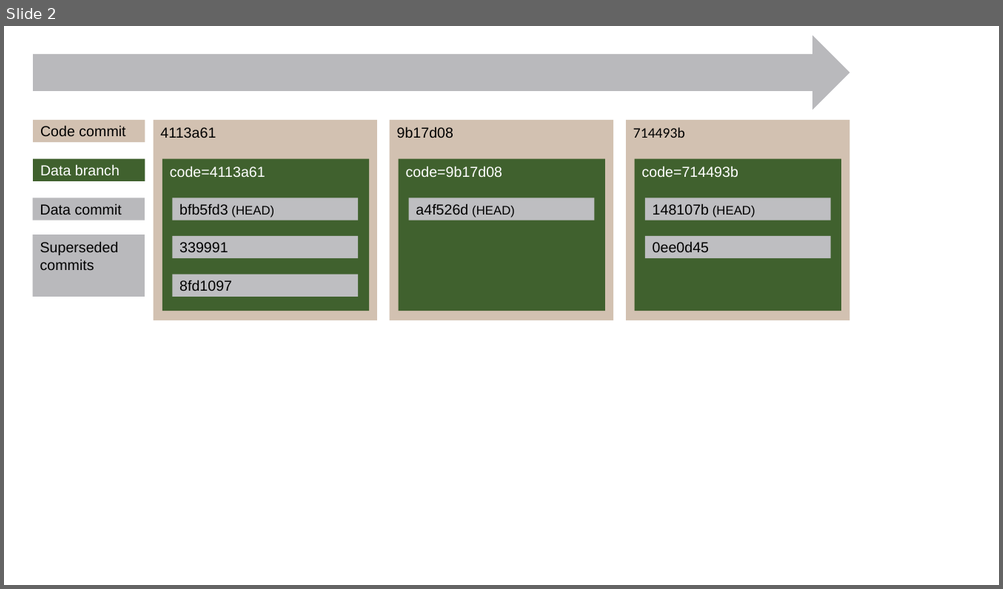
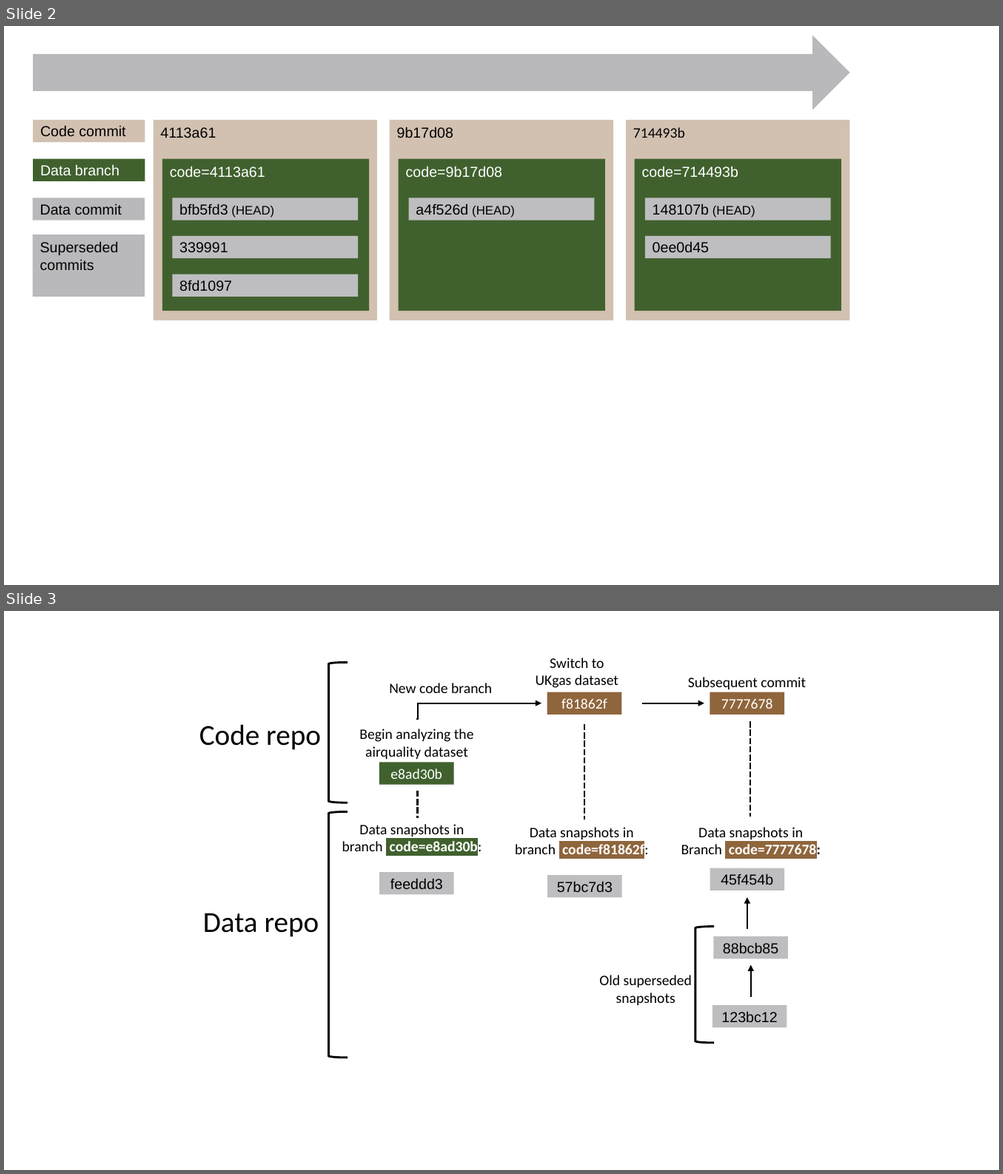
Before and after one commit to ropensci/gittargets, a slide deck: man/figures/figures.pptx. Shown one above the other, each under a label of ours: slide 2 before the commit, slides 2 and 3 after it. The pictures are 1003x589 and 1003x1174 pixels, drawn with LibreOffice and Linux fonts; fonts in the diff are those of the drawing. Boxes give left, top, right and bottom in pixels: in the first picture for what was removed or moved away, otherwise in the second. Text is boxed around its words. In the diff, an @@ line names an element or a change of style, - is before the commit and + after.

Commit message:
Redo snapshot model figure

```diff
--- a/man/figures/figures.pptx
+++ b/man/figures/figures.pptx
@@ slide 3 added at box(4, 611, 999, 1170), background #FFFFFF @@
@@ left bracket added at box(329, 663, 347, 803), outline #000000 2 pt @@
@@ text added at box(535, 658, 618, 688), 14 pt, text #000000 @@
+Switch to
+UKgas dataset
@@ text added at box(688, 677, 805, 689), 14 pt, text #000000 @@
+Subsequent commit
@@ text added at box(389, 683, 492, 693), 14 pt, text #000000 @@
+New code branch
@@ rectangle added at box(547, 692, 622, 715), fill #8F653C, 14 pt, text #FFFFFF @@
+f81862f
@@ rectangle added at box(710, 692, 785, 715), fill #8F653C, 14 pt, text #FFFFFF @@
+7777678
@@ elbow arrow added from (417, 719) to (541, 703), #000000 1.5 pt @@
@@ arrow added from (642, 703) to (704, 703), #000000 1.5 pt @@
@@ line added from (750, 721) to (750, 817), #000000 2 pt dashed @@
@@ text added at box(199, 724, 321, 750), 28 pt, text #000000 @@
+Code repo
@@ text added at box(359, 729, 474, 759), 14 pt, text #000000 @@
+Begin analyzing the
+airquality dataset
@@ line added from (584, 724) to (584, 819), #000000 2 pt dashed @@
@@ rectangle added at box(379, 763, 454, 785), fill #40612E, 14 pt, text #FFFFFF @@
+e8ad30b
@@ line added from (418, 791) to (418, 818), #000000 2 pt dashed @@
@@ left bracket added at box(329, 812, 347, 1058), outline #000000 2 pt @@
@@ text added at box(342, 824, 482, 856), 14 pt, text #000000 @@
+Data snapshots in
+branch code=e8ad30b:
@@ text added at box(515, 827, 648, 859), 14 pt, text #000000 @@
+Data snapshots in
+branch code=f81862f:
@@ text added at box(681, 827, 820, 859), 14 pt, text #000000 @@
+Data snapshots in
+Branch code=7777678:
@@ rectangle added at box(379, 872, 454, 894), fill #BEBEC1, 14 pt, text #000000 @@
+feeddd3
@@ rectangle added at box(547, 875, 622, 897), fill #BEBEC1, 14 pt, text #000000 @@
+57bc7d3
@@ rectangle added at box(710, 869, 785, 891), fill #BEBEC1, 14 pt, text #000000 @@
+45f454b
@@ arrow added from (747, 930) to (747, 897), #000000 1.5 pt @@
@@ text added at box(203, 914, 319, 937), 28 pt, text #000000 @@
+Data repo
@@ left bracket added at box(695, 926, 714, 1043), outline #000000 2 pt @@
@@ rectangle added at box(714, 937, 788, 960), fill #BEBEC1, 14 pt, text #000000 @@
+88bcb85
@@ arrow added from (751, 997) to (751, 965), #000000 1.5 pt @@
@@ text added at box(599, 975, 691, 1005), 14 pt, text #000000 @@
+Old superseded
+snapshots
@@ rectangle added at box(712, 1005, 787, 1028), fill #BEBEC1, 14 pt, text #000000 @@
+123bc12
```
Also in this commit, not shown: 2 other files.
